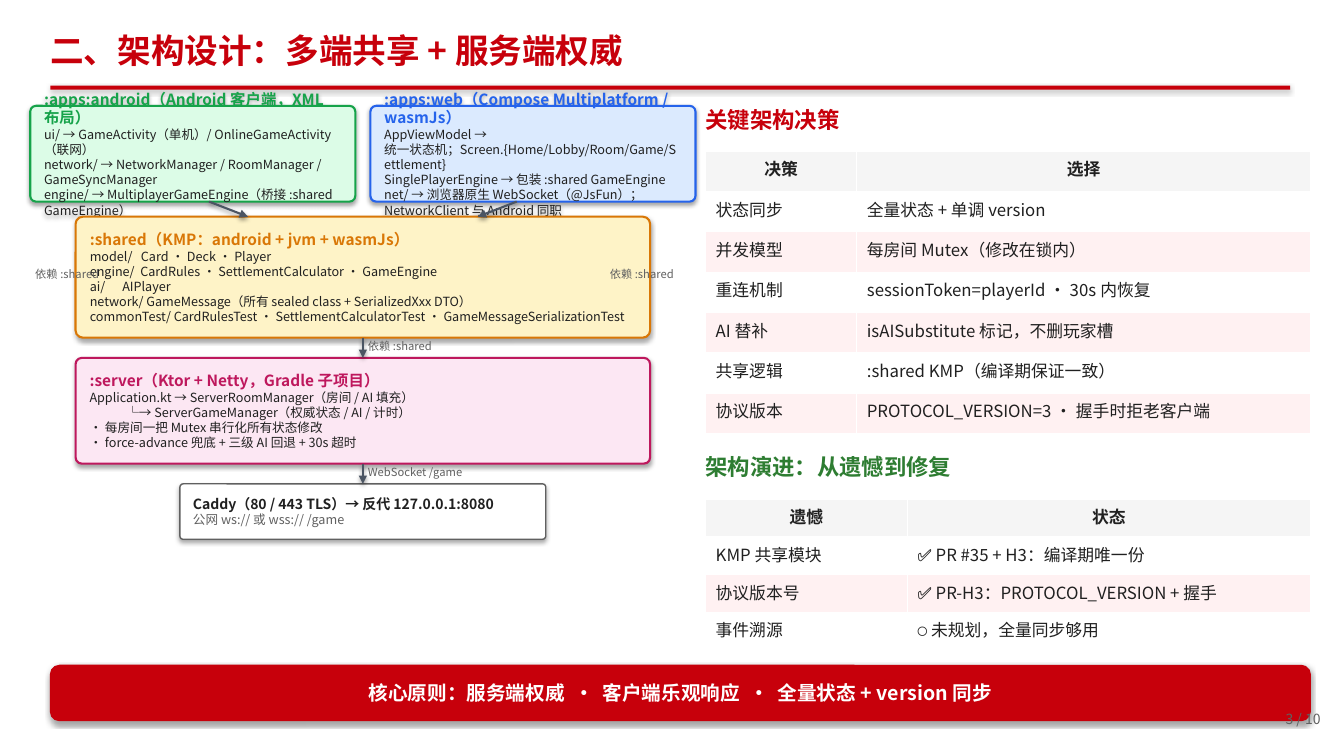
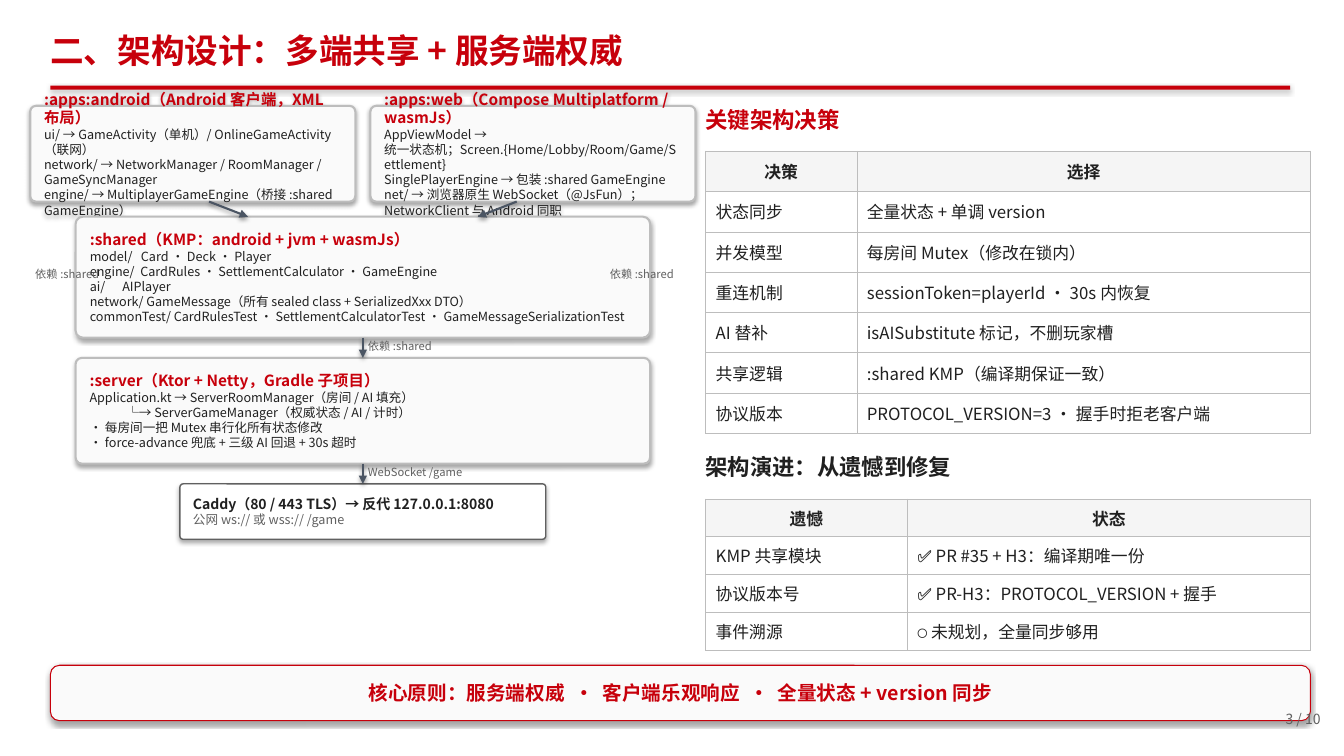
Before and after one commit to berming/AndroidAPP, a slide deck: slide 3 of docs/dev_summary.pptx. Drawn at 1344x756 pixels with LibreOffice and Linux fonts; fonts in the diff are those of the drawing. Boxes give left, top, right and bottom in pixels: in the first picture for what was removed or moved away, otherwise in the second. Text is boxed around its words. In the diff, an @@ line names an element or a change of style, - is before the commit and + after.

```diff
--- a/docs/dev_summary.pptx
+++ b/docs/dev_summary.pptx
@@ rounded rectangle ":apps:android（Android 客户端，XML 布局）" at [30,106,355,202]: fill #DCFCE7 to #FAFAFA; outline #16A34A 1.5 pt to #BDBDBD 1.5 pt @@
@@ text in rounded rectangle at [44,89,324,125]: text colour #16A34A to #C7000B in ":apps:android（Android 客户端，XML 布局）" @@
@@ rounded rectangle ":apps:web（Compose Multiplatform / wasmJs）" at [370,106,695,202]: fill #DBEAFE to #FAFAFA; outline #2563EB 1.5 pt to #BDBDBD 1.5 pt @@
@@ text in rounded rectangle at [384,89,659,125]: text colour #2563EB to #C7000B in ":apps:web（Compose Multiplatform / wasmJs）" @@
@@ table at [706,151,1311,434] @@
@@ fill #FFF1F2 to #FFFFFF in 6 cells @@
@@ borders changed @@
@@ rounded rectangle ":shared（KMP：android + jvm + wasmJs）" at [76,217,650,338]: fill #FEF3C7 to #FAFAFA; outline #D97706 1.5 pt to #BDBDBD 1.5 pt @@
@@ text in rounded rectangle at [90,232,409,249]: text colour #D97706 to #C7000B in ":shared（KMP：android + jvm + wasmJs）" @@
@@ rounded rectangle ":server（Ktor + Netty，Gradle 子项目）" at [76,358,650,464]: fill #FCE7F3 to #FAFAFA; outline #BE185D 1.5 pt to #BDBDBD 1.5 pt @@
@@ text in rounded rectangle at [90,373,380,390]: text colour #BE185D to #C7000B in ":server（Ktor + Netty，Gradle 子项目）" @@
@@ text "架构演进：从遗憾到修复" at [706,455,952,477]: text colour #2E7D32 to #202020 @@
@@ table at [706,499,1311,650] @@
@@ fill #FFF1F2 to #FFFFFF in row 3 @@
@@ borders changed @@
@@ rounded rectangle "核心原则：服务端权威 · 客户端乐观响应 · 全量状态 ..." at [50,665,1311,721]: text colour #FFFFFF to #C7000B; fill #C7000B to #FAFAFA @@
```
Also in this commit, not shown: 8 other slides changed, 1 other file.
